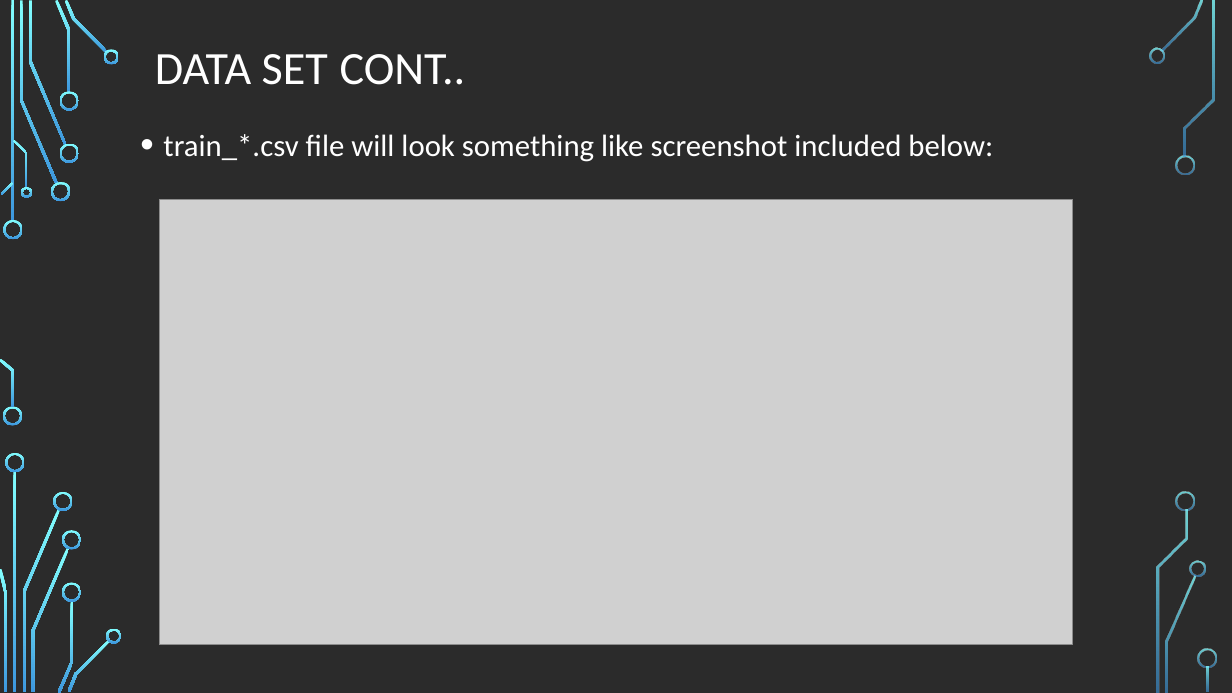
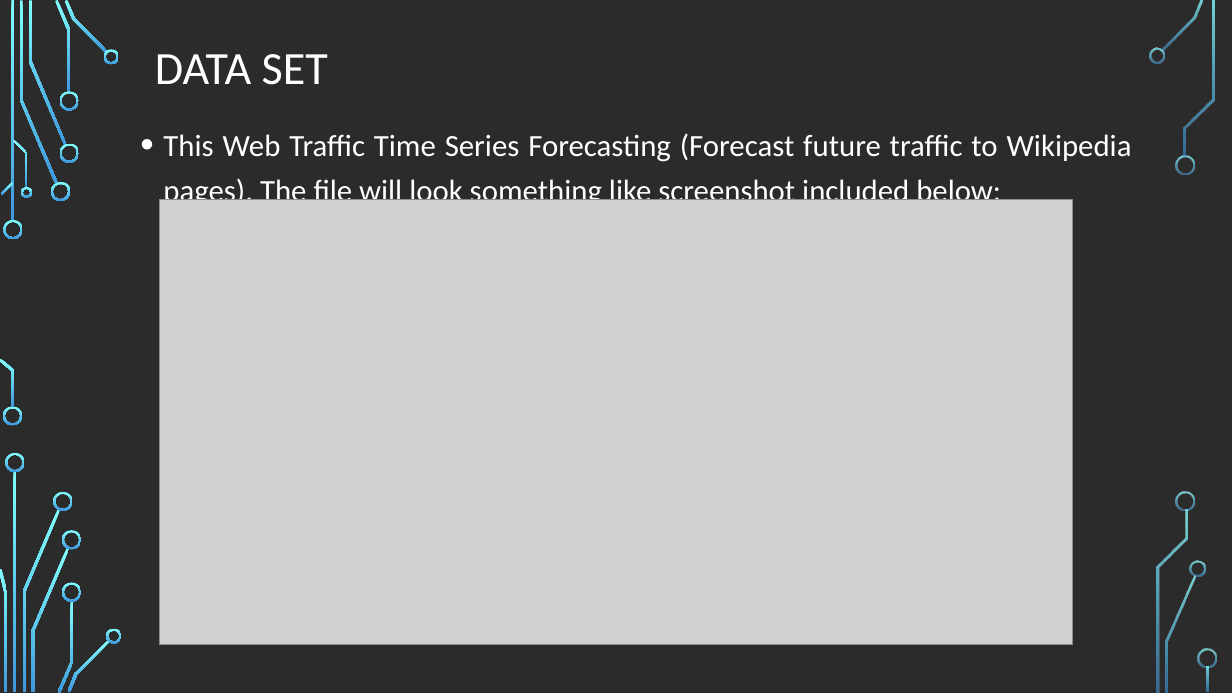
Before and after one commit to SnehaMishra28/Python-DeepLearning_Fall2018, a slide deck: slide 6 of Project/Document/WebTrafficPrediction_PythonDeepLearning.pptx (slide 7 before the commit). Drawn at 1232x693 pixels with LibreOffice and Linux fonts; fonts in the diff are those of the drawing; grey boxes stand for pictures; background and template pictures are left out; a plain dark background stands for a picture behind light text. Boxes give left, top, right and bottom in pixels: in the first picture for what was removed or moved away, otherwise in the second. Text is boxed around its words. In the diff, an @@ line names an element or a change of style, - is before the commit and + after.

```diff
--- a/Project/Document/WebTrafficPrediction_PythonDeepLearning.pptx
+++ b/Project/Document/WebTrafficPrediction_PythonDeepLearning.pptx
@@ title at bbox=[155, 54, 328, 85]: text changed @@
-DATA SET CONT..
+DATA SET
@@ text at bbox=[163, 133, 1132, 209]: text changed @@
-• train_*.csv file will look something like screenshot included below:
+• This Web Traffic Time Series Forecasting (Forecast future traffic to Wikipedia pages). The file will look something like screenshot included below:
```
Also in this commit, not shown: 1 other slide changed, 1 slide removed, 2 other files.
